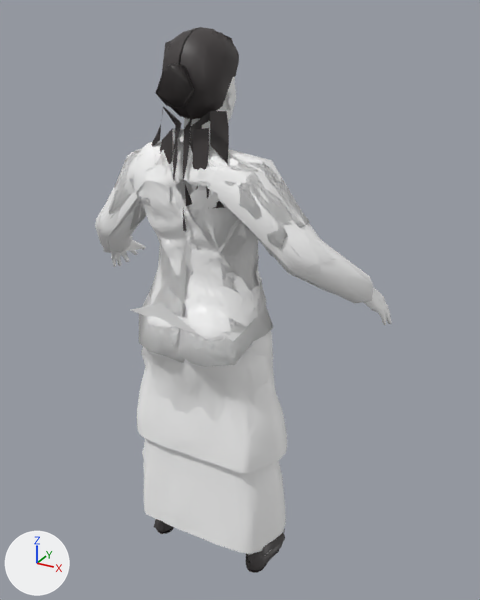
Two versions of the glTF model assets/humans/f_avg.glb, one commit apart.
One viewpoint serves both versions: a 50 mm lens placed at (0.903, -1.408, 1.615), pointed at (0.053, 0.139, 0.842). The axes (+X, +Y, +Z) are drawn at lower left. The lights are the same throughout. The older version comes first. Vertices at exactly the same position are counted once.

Names of what the first picture shows: 'L1_banian', 'L1_blouse', 'L1_hair_bun', 'L1_kameez', 'L1_kameez_skirt', 'L1_lungi', 'L1_pallu', 'L1_saree', 'L1_shirt_full', 'L2_kameez', 'L2_kameez_skirt', 'L2_lungi', 'L2_pallu', 'L2_saree', 'L2_shirt_full' and 22 more.
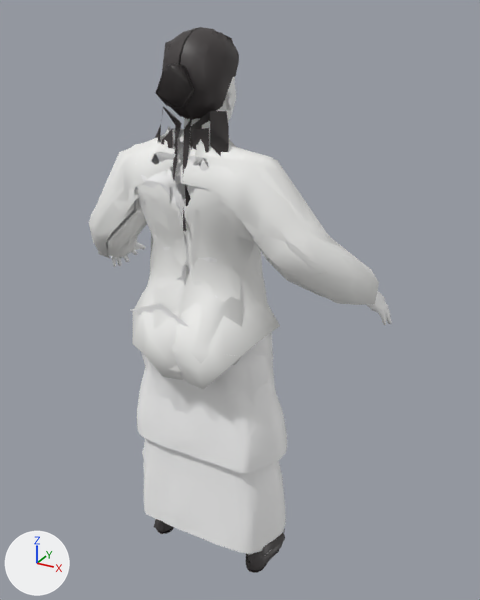
Edits to the bpy script that builds the scene:
```text
Change me_l1_banian:
    remove me_l1_banian.from_pydata(...)  # 235 vertices, 405 faces; spans x -0.185..0.187, y -0.109..0.168, z 0.729..1.301
    add me_l1_banian.from_pydata(...)  # 235 vertices, 404 faces; spans x -0.185..0.187, y -0.109..0.168, z 0.729..1.292
    me_l1_banian part 1
    50 vertices are removed from x -0.14..0.147, y -0.07..0.13, z 0.732..1.301
    160 faces are deleted
    12 vertices move from x -0.085..0.118, y -0.071..0.079, z 1.183..1.299 to x -0.081..0.115, y -0.071..0.079, z 1.175..1.292
    50 vertices are added at x -0.139..0.148, y -0.07..0.124, z 0.849..1.292
    159 new faces join them
Change me_l1_blouse:
    remove me_l1_blouse.from_pydata(...)  # 216 vertices, 381 faces; spans x -0.263..0.264, y -0.072..0.169, z 0.926..1.3
    remove me_l1_blouse.materials.append(mat_defaultmaterial_019)
    add me_l1_blouse.from_pydata(...)  # 218 vertices, 381 faces; spans x -0.263..0.264, y -0.072..0.169, z 0.927..1.295
    me_l1_blouse part 2
    47 vertices are removed from x -0.171..0.148, y -0.072..0.153, z 0.926..1.3
    137 faces are deleted
    12 vertices move from x -0.141..0.122, y -0.066..0.08, z 1.151..1.3 to x -0.14..0.127, y -0.064..0.08, z 1.154..1.294
    49 vertices are added at x -0.178..0.148, y -0.072..0.12, z 0.964..1.295
    137 new faces join them
    add me_l1_blouse.materials.append(mat_defaultmaterial_020)
Change me_l1_kameez:
    remove me_l1_kameez.from_pydata(...)  # 281 vertices, 495 faces; spans x -0.294..0.296, y -0.119..0.174, z 0.724..1.303
    add me_l1_kameez.from_pydata(...)  # 281 vertices, 495 faces; spans x -0.294..0.296, y -0.119..0.174, z 0.724..1.299
    me_l1_kameez part 3: 8 vertices moved from x -0.094..0.104, y -0.076..0.08, z 1.129..1.289 to x -0.097..0.116, y -0.076..0.077, z 1.126..1.293; 37 vertices removed from x -0.138..0.146, y -0.077..0.096, z 1.1..1.303; 41 vertices added at x -0.136..0.158, y -0.073..0.084, z 1.09..1.299
    me_l1_kameez part 4: 2 vertices removed from x 0.256..0.259, y -0.007..0.017, z 1.179..1.185; 1 vertex added at x 0.258, y 0.005, z 1.187
    me_l1_kameez part 5: 376 faces spanning x -0.294..0.296, y -0.119..0.174, z 0.724..1.293 switch from mat_defaultmaterial_022 to mat_defaultmaterial_023
    other edits to the shape of me_l1_kameez do not show in these pictures
Change me_l2_kameez:
    remove me_l2_kameez.from_pydata(...)  # 76 vertices, 123 faces; spans x -0.291..0.296, y -0.117..0.175, z 0.741..1.302
    add me_l2_kameez.from_pydata(...)  # 76 vertices, 123 faces; spans x -0.291..0.289, y -0.117..0.175, z 0.741..1.302
    me_l2_kameez part 6
    27 vertices are removed from x -0.234..0.296, y -0.072..0.158, z 0.923..1.302
    71 faces are deleted
    9 vertices move from x -0.147..0.14, y -0.08..0.089, z 1.033..1.294 to x -0.145..0.2, y -0.079..0.09, z 1.036..1.302
    27 vertices are added at x -0.26..0.289, y -0.072..0.159, z 0.931..1.297
    71 new faces join them
    me_l2_kameez part 7: 52 faces spanning x -0.181..0.2, y -0.117..0.175, z 0.741..1.302 switch from mat_defaultmaterial_050 to mat_defaultmaterial_052
Add ob_l2_labcoat:
    ob_l2_labcoat = bpy.data.objects.new('L2_labcoat', me_l2_labcoat)  # 92 vertices, 144 faces; spans x -0.453..0.432, y -0.137..0.2, z 0.661..1.341
    ob_l2_labcoat.location = (0.0, 0.0, 0.0)
Add ob_l1_labcoat:
    ob_l1_labcoat = bpy.data.objects.new('L1_labcoat', me_l1_labcoat)  # 332 vertices, 581 faces; spans x -0.455..0.453, y -0.139..0.221, z 0.659..1.344
    ob_l1_labcoat.location = (0.0, 0.0, 0.0)
```

Where the change shows, as pixel boxes (x1, y1, x2, y2) in the pictures (480 x 600 px; the box of a moved part takes in the faces that stretch with it):
'L1_labcoat', added
    after: (90, 127, 379, 389)
'L2_labcoat', added
    after: (89, 135, 346, 372)
'L1_kameez', reshaped
    before: (129, 150, 310, 367)
    after: (152, 153, 209, 192)
'L1_blouse', reshaped (mostly hidden)
    before: (178, 175, 204, 195)
    after: (167, 153, 208, 195)
'L1_banian', reshaped (mostly hidden)
    before: (181, 150, 192, 313)
    after: (169, 153, 202, 188)
part 1 of me_l1_banian, moved or reshaped (mostly hidden)
    before: (181, 150, 192, 177)
    after: (169, 153, 202, 188)
part 3 of me_l1_kameez, moved or reshaped
    before: (129, 150, 246, 225)
    after: (152, 153, 209, 192)
part 4 of me_l1_kameez, moved or reshaped (not visible afterwards)
    before: (254, 173, 303, 223)
part 5 of me_l1_kameez, recoloured
    before: (129, 162, 310, 367)
part 6 of me_l2_kameez, moved or reshaped (mostly hidden afterwards)
    before: (127, 150, 303, 226)
    after: (151, 152, 163, 164)
part 7 of me_l2_kameez, recoloured
    before: (233, 170, 264, 174)
'L1_shirt_full', unchanged, covered by the edit
    before: (96, 128, 373, 313)
    after: (106, 128, 181, 250)
'L1_pallu', unchanged, covered by the edit
    before: (130, 141, 266, 341)
    after: (131, 169, 218, 327)
'L2_shirt_full', unchanged, covered by the edit
    before: (95, 130, 335, 302)
    after: (113, 130, 187, 285)
'L2_pallu', unchanged, covered by the edit
    before: (130, 141, 266, 342)
    after: (135, 168, 217, 297)
